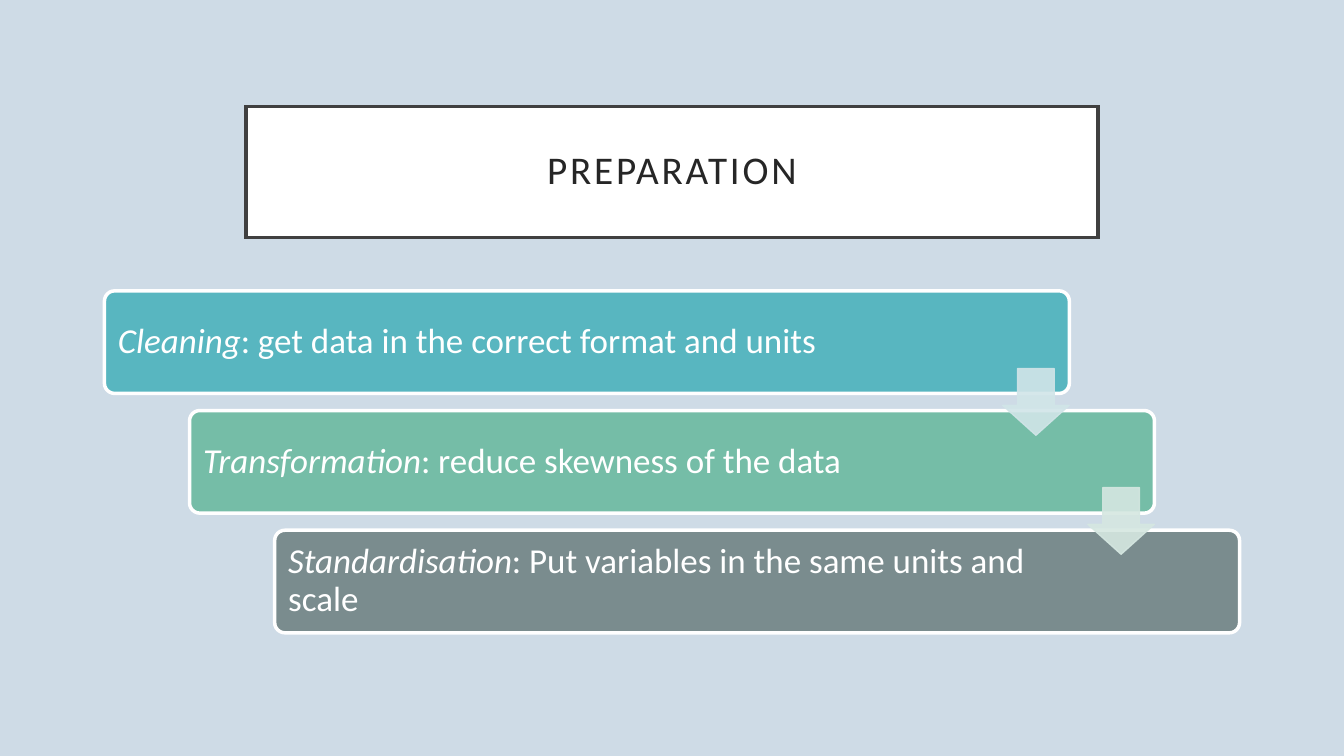
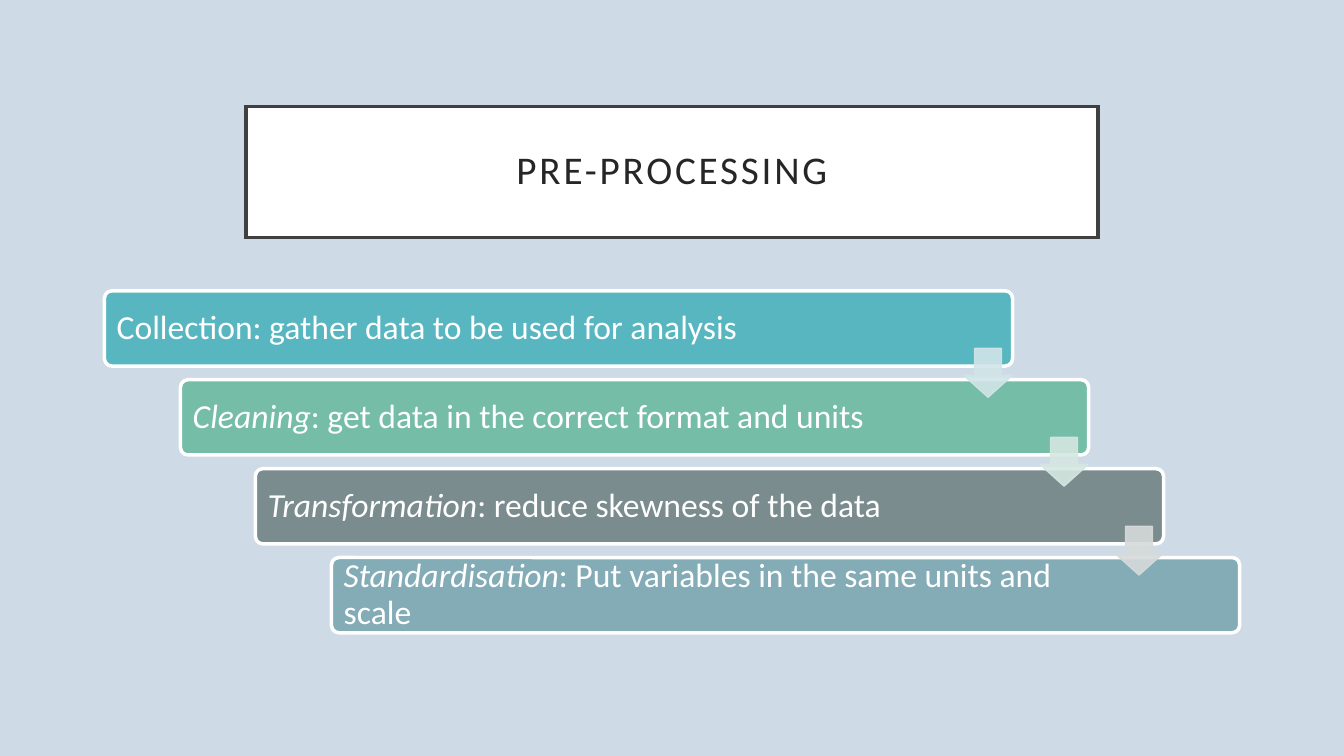
Before and after one commit to natesheehan/spidercartographers, a slide deck: slide 3 of For Report/Presentation.pptx (slide 4 before the commit). Drawn at 1344x756 pixels with LibreOffice and Linux fonts; fonts in the diff are those of the drawing. Boxes give left, top, right and bottom in pixels: in the first picture for what was removed or moved away, otherwise in the second. Text is boxed around its words. In the diff, an @@ line names an element or a change of style, - is before the commit and + after.

Commit message:
presentation updated

```diff
--- a/For Report/Presentation.pptx
+++ b/For Report/Presentation.pptx
@@ title at (x1=516, y1=158, x2=827, y2=185): text changed @@
-PREPARATION
+PRE-PROCESSING
@@ rounded rectangle resized from (x1=105, y1=291, x2=1070, y2=394) to (x1=105, y1=291, x2=1013, y2=367) @@
@@ text added at (x1=117, y1=315, x2=736, y2=345), 24 pt, text #FFFFFF @@
+Collection: gather data to be used for analysis
@@ down arrow resized from (x1=1003, y1=369, x2=1070, y2=436) to (x1=964, y1=349, x2=1013, y2=398) @@
@@ rounded rectangle resized from (x1=190, y1=410, x2=1154, y2=513) to (x1=180, y1=380, x2=1089, y2=456) @@
@@ size 25 to 24 pt in 3 elements at (x1=344, y1=563, x2=1051, y2=632), (x1=268, y1=493, x2=880, y2=521), (x1=193, y1=404, x2=863, y2=434) @@
@@ text "Cleaning: get data in the ..." moved from (x1=118, y1=328, x2=816, y2=359) to (x1=193, y1=404, x2=863, y2=434) @@
@@ down arrow resized from (x1=1088, y1=488, x2=1154, y2=555) to (x1=1040, y1=438, x2=1089, y2=487) @@
@@ rounded rectangle resized from (x1=274, y1=530, x2=1239, y2=633) to (x1=255, y1=469, x2=1164, y2=544) @@
@@ text "Transformation: reduce skewness of the ..." moved from (x1=203, y1=448, x2=841, y2=477) to (x1=268, y1=493, x2=880, y2=521) @@
@@ down arrow added at (x1=1115, y1=526, x2=1165, y2=576), fill #D7DADB at 90% opacity, outline #D7DADB 1 pt @@
@@ rounded rectangle added at (x1=332, y1=558, x2=1240, y2=633), fill #84ACB6, outline #FFFFFF 2.5 pt @@
@@ text "Standardisation: Put variables in the ..." moved from (x1=288, y1=549, x2=1024, y2=611) to (x1=344, y1=563, x2=1051, y2=632) @@
```
Also in this commit, not shown: 1 other slide changed, 3 slides added.
